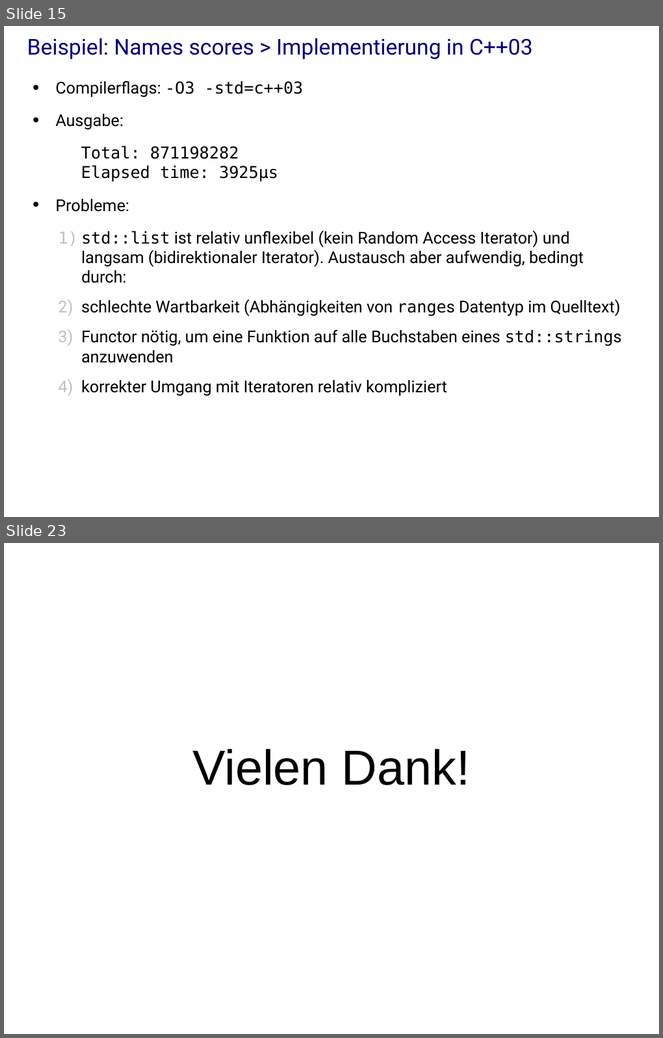
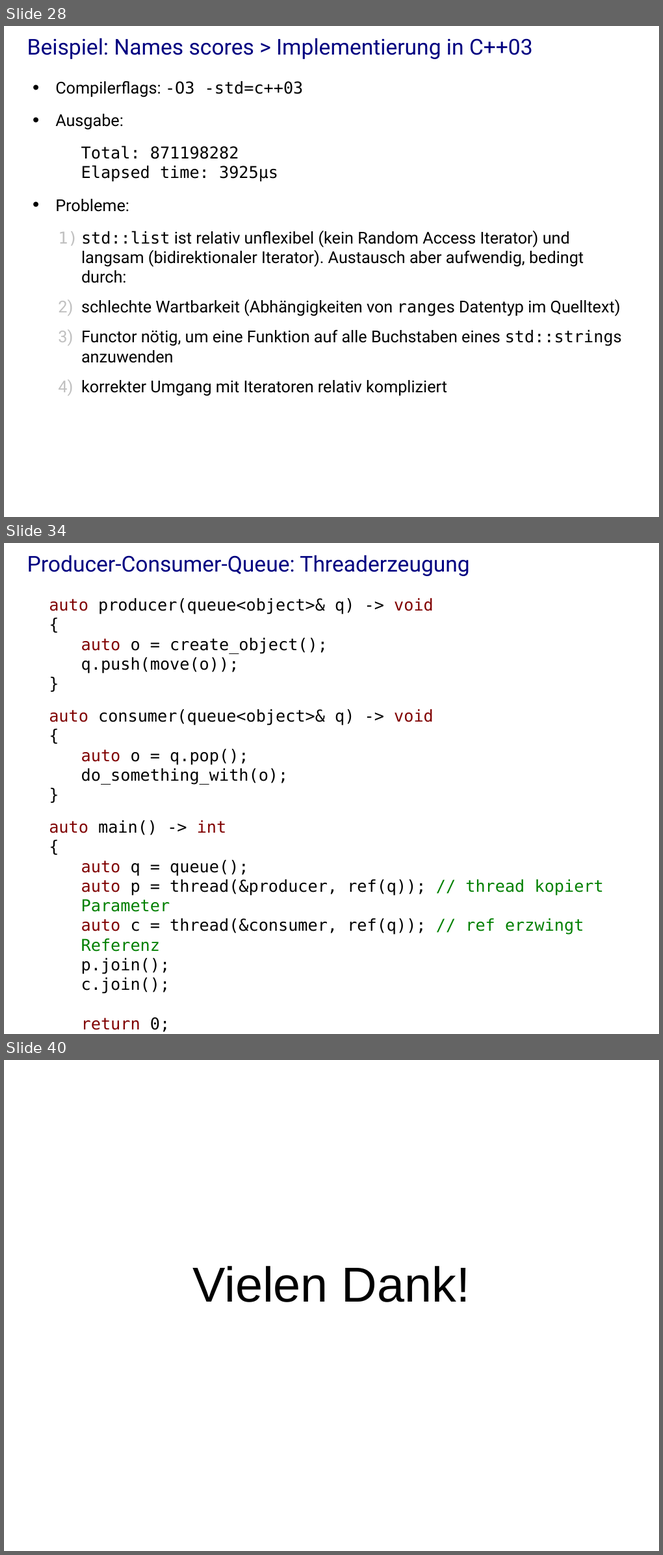
Before and after one commit to j-stephan/hs16, a slide deck: presentation/presentation.odp. Shown one above the other, each under a label of ours: slides 15 and 23 before the commit, slides 28, 34 and 40 after it; the slides between them are not shown. The pictures are 663x1038 and 663x1555 pixels, drawn with LibreOffice and Linux fonts; fonts in the diff are those of the drawing; background and template pictures are left out. Boxes give left, top, right and bottom in pixels: in the first picture for what was removed or moved away, otherwise in the second. Text is boxed around its words. In the diff, an @@ line names an element or a change of style, - is before the commit and + after.

```diff
--- a/presentation/presentation.odp
+++ b/presentation/presentation.odp
@@ slide 34 added at (x1=4, y1=543, x2=659, y2=1034), background #FFFFFF @@
@@ title added at (x1=27, y1=555, x2=469, y2=576), 24 pt, text #000080 @@
+Producer-Consumer-Queue: Threaderzeugung
@@ text added at (x1=49, y1=598, x2=604, y2=1032), 18 pt, text #000000 @@
+auto producer(queue<object>& q) -> void
+{
+auto o = create_object();
+q.push(move(o));
+}
+auto consumer(queue<object>& q) -> void
+{
+auto o = q.pop();
+do_something_with(o);
+}
+auto main() -> int
+{
+auto q = queue();
+auto p = thread(&producer, ref(q)); // thread kopiert Parameter
+auto c = thread(&consumer, ref(q)); // ref erzwingt Referenz
+p.join();
+c.join();
+return 0;
+}
@@ what was slide 15 is now slide 28 @@
@@ what was slide 23 is now slide 40 @@
```
Also in this commit, not shown: 9 slides changed, 20 other slides added, 4 slides removed, 1 other file.
